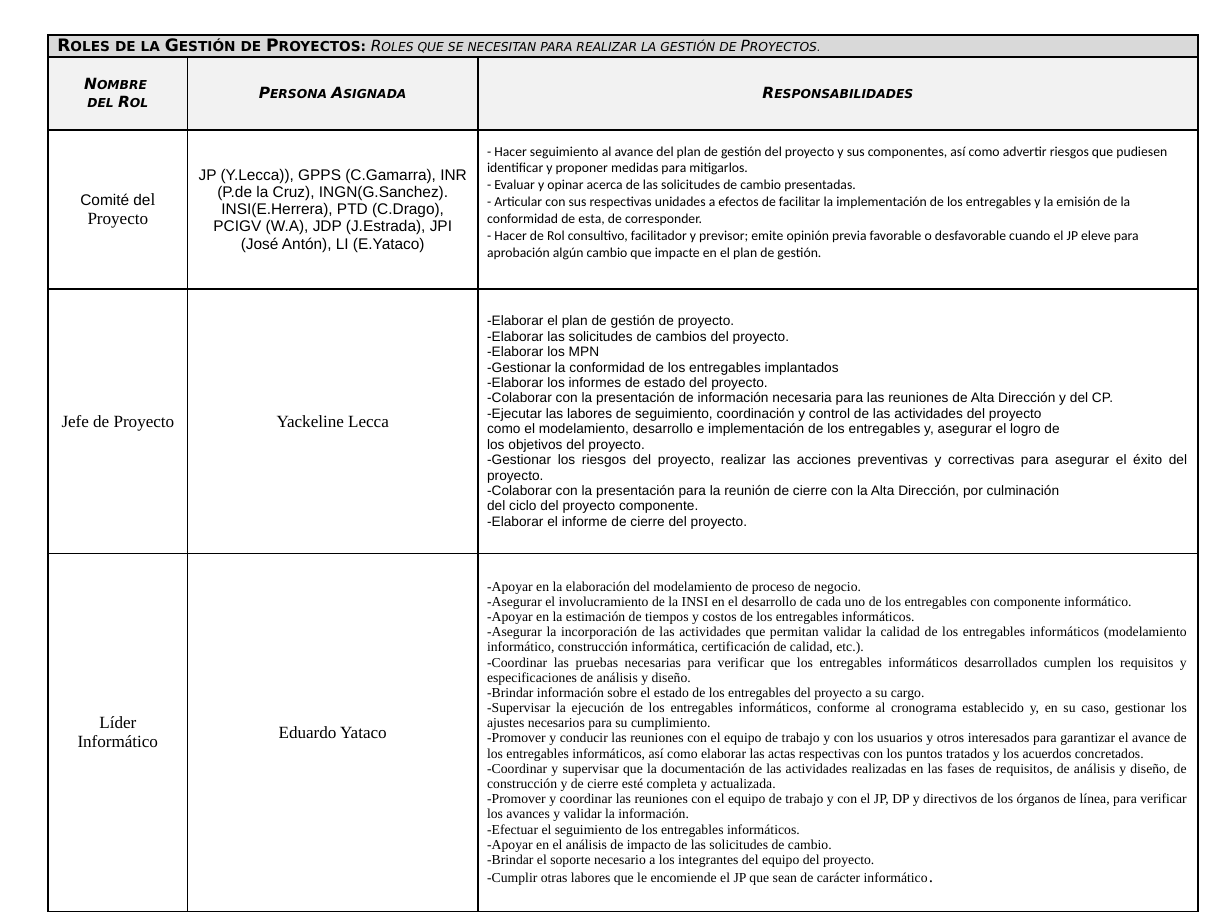
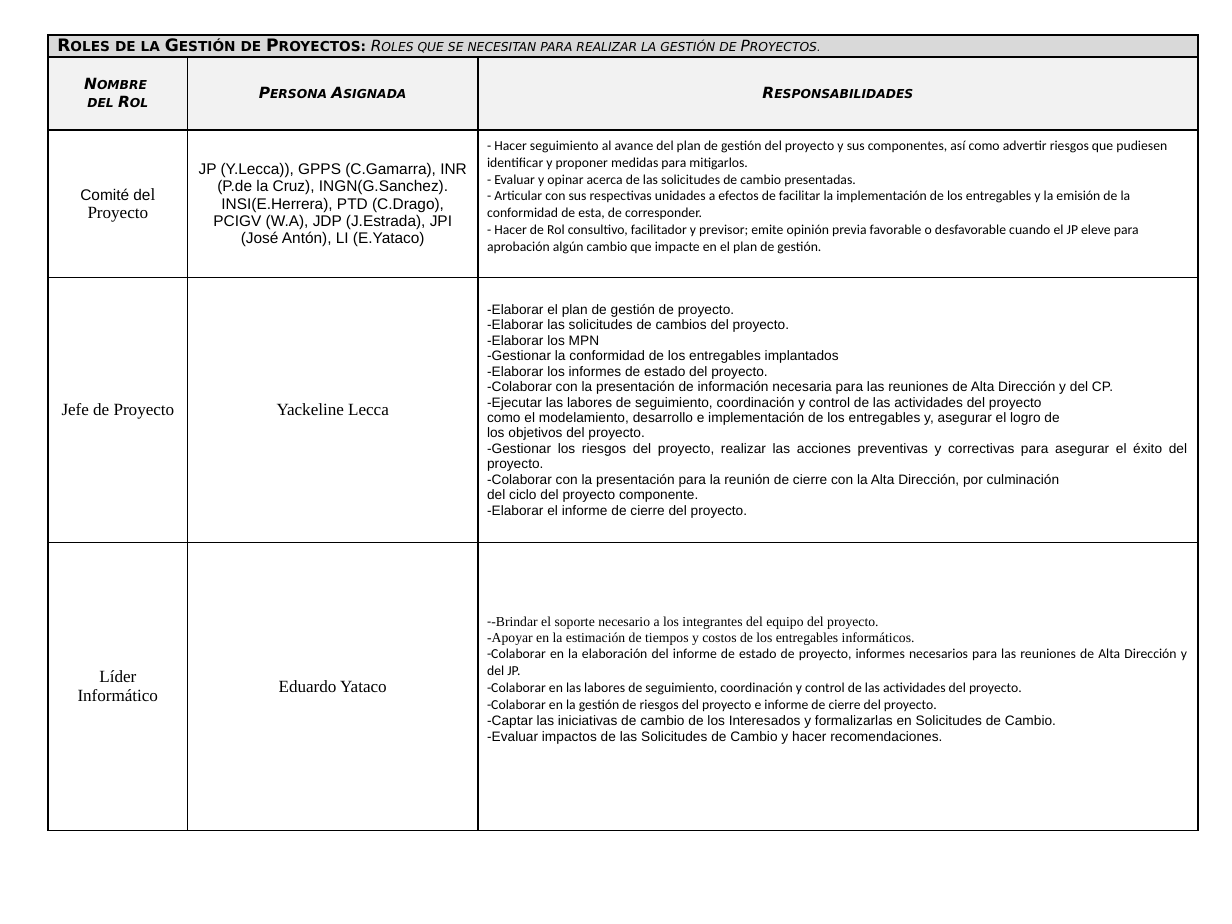
Before and after one commit to jantonnapa/managen, a slide deck: slide 2 of Estructura Organizacional - P1.pptx. Drawn at 1232x924 pixels with LibreOffice and Linux fonts; fonts in the diff are those of the drawing. Boxes give left, top, right and bottom in pixels: in the first picture for what was removed or moved away, otherwise in the second. Text is boxed around its words. In the diff, an @@ line names an element or a change of style, - is before the commit and + after.

```diff
--- a/Estructura Organizacional - P1.pptx
+++ b/Estructura Organizacional - P1.pptx
@@ table at box(48, 36, 1199, 832) @@
-row 5, column 3: -Apoyar en la elaboración del modelamiento de proceso de negocio. / -Asegurar el involucramiento de la INSI en el desarrollo de cada uno de los entregables con componente informático. / -Apoyar en la estimación de tiempos y costos de los entregables informáticos. / -Asegurar la incorporación de las actividades que permitan validar la calidad de los entregables informáticos (modelamiento informático, construcción informática, certificación de calidad, etc.). / -Coordinar las pruebas necesarias para verificar que los entregables informáticos desarrollados cumplen los requisitos y especificaciones de análisis y diseño. / -Brindar información sobre el estado de los entregables del proyecto a su cargo. / -Supervisar la ejecución de los entregables informáticos, conforme al cronograma establecido y, en su caso, gestionar los ajustes necesarios para su cumplimiento. / -Promover y conducir las reuniones con el equipo de trabajo y con los usuarios y otros interesados para garantizar el avance de los entregables informáticos, así como elaborar las actas respectivas con los puntos tratados y los acuerdos concretados. / -Coordinar y supervisar que la documentación de las actividades realizadas en las fases de requisitos, de análisis y diseño, de construcción y de cierre esté completa y actualizada. / -Promover y coordinar las reuniones con el equipo de trabajo y con el JP, DP y directivos de los órganos de línea, para verificar los avances y validar la información. / -Efectuar el seguimiento de los entregables informáticos. / -Apoyar en el análisis de impacto de las solicitudes de cambio. / -Brindar el soporte necesario a los integrantes del equipo del proyecto. / -Cumplir otras labores que le encomiende el JP que sean de carácter informático.
+row 5, column 3: --Brindar el soporte necesario a los integrantes del equipo del proyecto. / -Apoyar en la estimación de tiempos y costos de los entregables informáticos. / -Colaborar en la elaboración del informe de estado de proyecto, informes necesarios para las reuniones de Alta Dirección y del JP. / -Colaborar en las labores de seguimiento, coordinación y control de las actividades del proyecto. / -Colaborar en la gestión de riesgos del proyecto e informe de cierre del proyecto. / -Captar las iniciativas de cambio de los Interesados y formalizarlas en Solicitudes de Cambio. / -Evaluar impactos de las Solicitudes de Cambio y hacer recomendaciones.
```
Also in this commit, not shown: 2 other slides changed, 2 other files.
